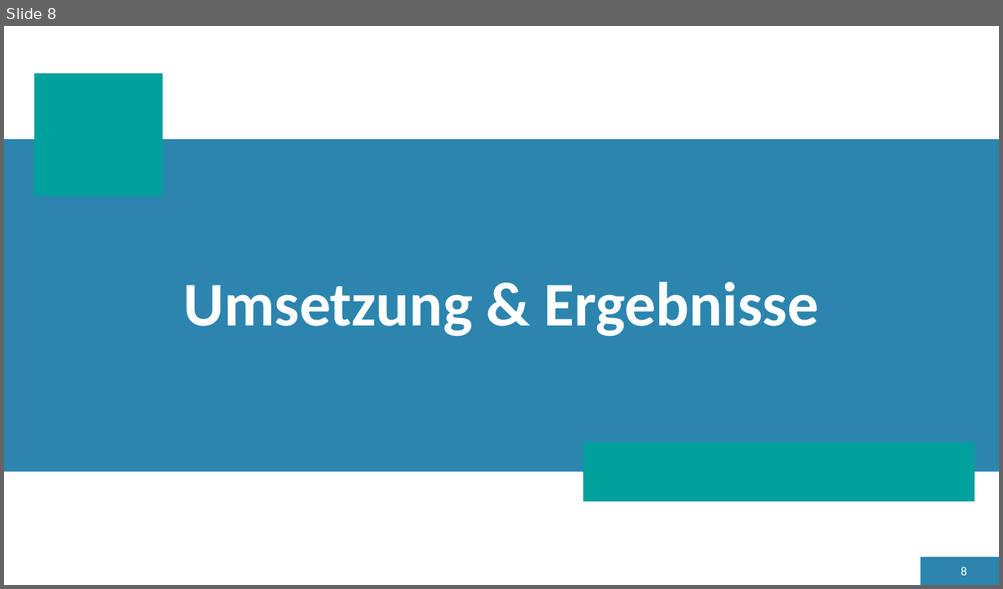
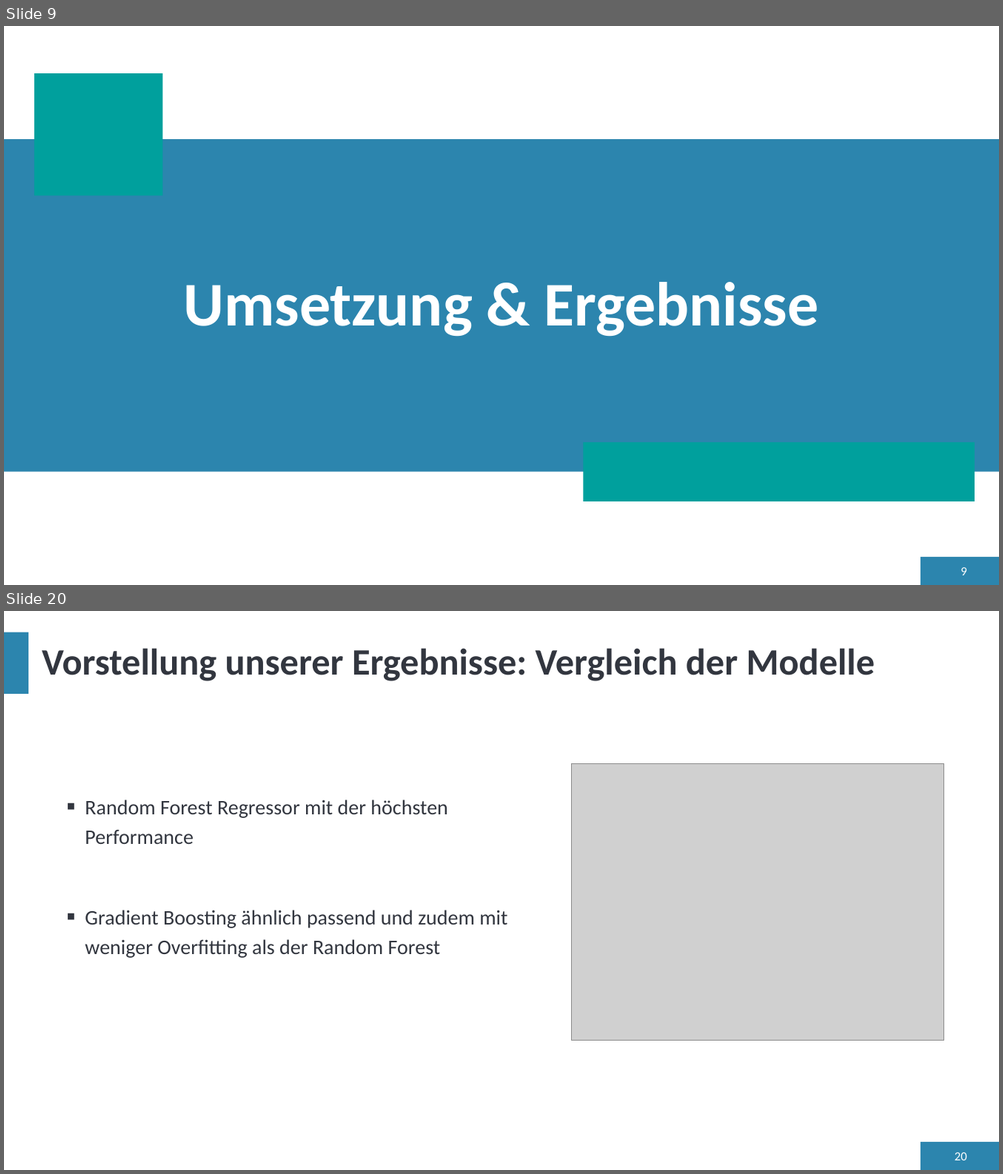
Before and after one commit to LennartFertig/DataExploration_HousePriceSeattle, a slide deck: HousePricePrediction_Präsentation.pptx. Shown one above the other, each under a label of ours: slide 8 before the commit, slides 9 and 20 after it; the slides between them are not shown. The pictures are 1003x589 and 1003x1174 pixels, drawn with LibreOffice and Linux fonts; fonts in the diff are those of the drawing; grey boxes stand for pictures. Boxes give left, top, right and bottom in pixels: in the first picture for what was removed or moved away, otherwise in the second. Text is boxed around its words. In the diff, an @@ line names an element or a change of style, - is before the commit and + after.

```diff
--- a/HousePricePrediction_Präsentation.pptx
+++ b/HousePricePrediction_Präsentation.pptx
@@ slide 20 added at (x1=4, y1=611, x2=999, y2=1170), background #FFFFFF; not listed: 2 template elements that a slide beside it also shows @@
@@ title added at (x1=42, y1=648, x2=875, y2=681), 36 pt, text #32363F, bold @@
+Vorstellung unserer Ergebnisse: Vergleich der Modelle
@@ picture added at (x1=572, y1=764, x2=944, y2=1041) @@
@@ text added at (x1=85, y1=800, x2=507, y2=958), 20 pt, text #32363F @@
+▪ Random Forest Regressor mit der höchsten Performance
+▪ Gradient Boosting ähnlich passend und zudem mit weniger Overfitting als der Random Forest
@@ page number added at (x1=954, y1=1153, x2=967, y2=1161), 12 pt, text #FFFFFF @@
+20
@@ what was slide 8 is now slide 9 @@
@@ page number at (x1=960, y1=568, x2=966, y2=576): text changed @@
-8
+9
```
Also in this commit, not shown: 11 slides changed, 6 other slides added, 1 slide removed.
